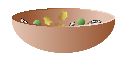
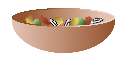
Layered file, before and after one edit (128x64). Changes by layer:
added layer "food10" above "food9" over left=62, top=18, right=72, bottom=26
added layer "food9" above "food8" over left=25, top=14, right=35, bottom=24
added layer "food8" above "food7" over left=39, top=15, right=51, bottom=26
added layer "food7" above "food6" over left=33, top=19, right=41, bottom=25
added layer "food6" above "food5" over left=68, top=16, right=79, bottom=26
added layer "food5" above "food4" over left=50, top=18, right=59, bottom=26
added layer "food4" above "food3" over left=77, top=18, right=85, bottom=25
added layer "food3" above "food2" over left=88, top=16, right=104, bottom=25
added layer "food2" above "food1" over left=84, top=16, right=93, bottom=25
renamed "Ebene #2" to "food1", painted on it over left=21, top=10, right=103, bottom=26
